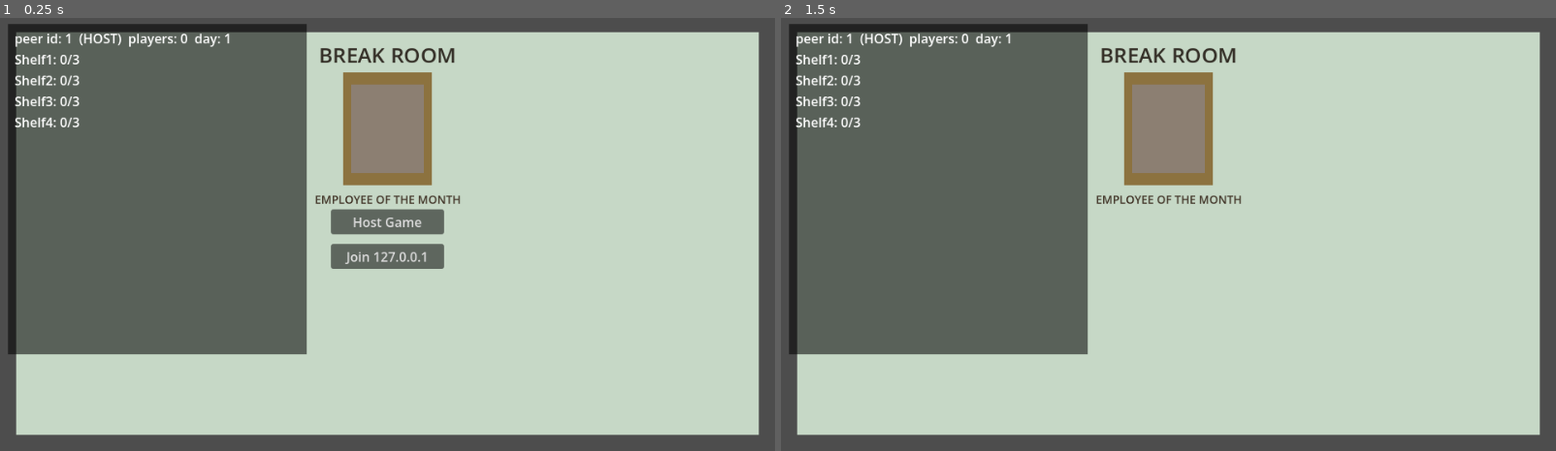
Above: before the commit, frames 1-2 (left to right).
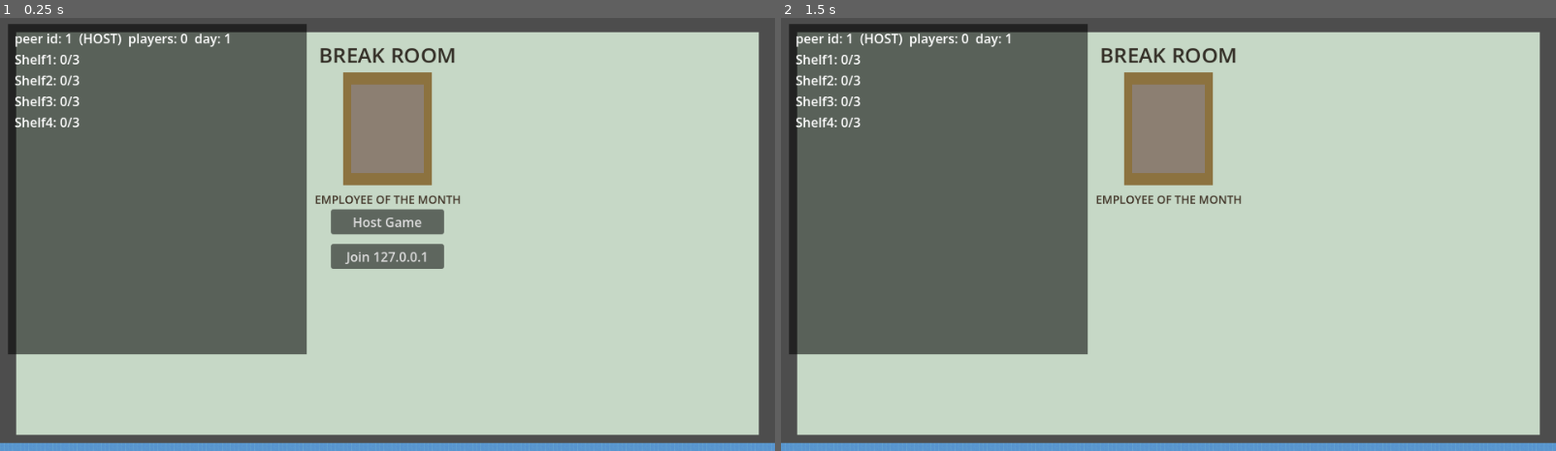
Above: after the commit, the same moments.

Repository: nlfelch1997/Shift-Work
Game: Godot game, scene res://Main.tscn
Two runs of this game, one before a commit and one after it. Both use one fixed random seed, a clock stepped at 60 frames per second and the inputs below.
Inputs:
- Up to frame 1 (0.25 s): no input
- Up to frame 2 (1.5 s): tap Enter (client_interact) at 0.5 s; hold Right (client_move_right) 0.53-1.25 s; tap Space (client_defend) at 0.6 s; click "Host Game" at 1.25 s

The runs differ from the first frame. In frame 1, 2.0% of the frame differs, in the area x 0-100%, y 97-100%; in frame 2, 2.0%.

Commit message:
Week 13: art pass — pack floors and walls for the sales floor, checkout and Storage
Investigated both packs first (RPG Maker MV format, 48px tiles):
- supermarket/Tile_A2-2.png: 16 floor autotiles; all tile seamlessly.
- */Auto-tile-A4-walls-*.png: wall-top autotiles + wall faces.
- supermarket/1-9,11.png: B-sheet fixtures (stocked AND empty shelving,
  fridges, counters, checkouts, carts, signs) — mostly NOT on the 48px grid
  (0-15 objects per sheet cut cleanly as whole cells), so they'd need
  per-object regions, not a TileSet. 10.png is a sample layout, not a sheet.
- Separable product sprites exist for Dry Goods (4.png: cans, boxes, bags,
  drinks) and Bakery (2.png: cakes, slices) only. Meat/Deli and
  Dairy/Frozen items exist only baked into case/fridge art.
- warehouse/tile-B-01..05.png: boxes, pallets, racking, forklifts, tools —
  grid-clean. The warehouse pack has NO floor tiles.

Done (StoreArt.gd, purely visual — no collision, no game state):
- Tiled floors for Dry Goods, Meat/Deli, Dairy/Frozen, Bakery, the checkout
  hub and Storage (Storage's concrete comes from the supermarket A2 sheet),
  drawn at 0.625x (48px pack tiles vs our 28px characters). Floors now fill
  whole cells, so open doorways are floored; the locked-section dimming is
  unchanged and still reads on textured floors.
- Wall art over every real wall piece, read from the wall collision shapes
  and cut per cell: blue tile for the sales floor, corrugated metal for
  Storage.
Not done, pending a decision: the shelf-stocking sprite swap (stop
condition: no separable Meat/Deli or Dairy/Frozen product sprites).

tools/art_shots.gd renders each zone + an overview (run under xvfb).

Co-Authored-By: Claude Opus 5.5 <noreply@anthropic.com>
Claude-Session: https://claude.ai/code/session_01BHXN9DpS95U8pqKZhEnCDo

Diff:
--- a/physics-sync-test/Main.gd
+++ b/physics-sync-test/Main.gd
@@ -292,6 +292,13 @@
 ##   own band of the alert layer, with a placeholder sound hook.
 ## Day 7 also opens Bakery (the 4th section, top density tier) — that was
 ## already scheduled in SECTIONS, not part of this escalation.
+##
+## WEEK 13 — ART PASS, FLOORS + WALLS (StoreArt.gd, built in _ready()).
+## Pure visuals from the two RPG Maker-format packs in assets/: tiled floors
+## for the four sections, the checkout hub and Storage, and wall art drawn
+## over the real wall collision shapes. Shelves and stock are unchanged — the
+## supermarket pack only has separable product sprites for Dry Goods and
+## Bakery (see StoreArt.gd's header), which is a decision, not a guess.
 ##
 ## TUNABLE NUMBERS — DAY 3+ BALANCE REFERENCE (documentation only; the
 ## constants below are the source of truth, and every one is still a FLAGGED
@@ -470,6 +477,7 @@
 
 const PlayerScene := preload("res://Player.tscn")
 const AmbienceScript := preload("res://Ambience.gd")
+const StoreArtScript := preload("res://StoreArt.gd")
 const ProductScene := preload("res://Product.tscn")
 const CustomerScene := preload("res://Customer.tscn")
 ## Break room center — grid (0,0) (see the GRID MAP comment above), so this
@@ -943,6 +951,13 @@
 	shelves = get_tree().get_nodes_in_group("shelf")
 	cashiers = get_tree().get_nodes_in_group("cashier")
 	displays = get_tree().get_nodes_in_group("display")
+	# WEEK 13 — floor/wall art (StoreArt.gd), purely visual. First, so the
+	# color cache below sees the new (white, textured) floors, and right
+	# after the floors in draw order, under everything else.
+	var store_art := StoreArtScript.new()
+	store_art.name = "StoreArt"
+	add_child(store_art)
+	move_child(store_art, $RoomBackgrounds.get_index() + 1)
 	_apply_section_accent_colors()
 	_cache_original_colors()
 	# Explicit name, identical on every peer: its synchronizer's path has to
--- /dev/null
+++ b/physics-sync-test/StoreArt.gd
@@ -0,0 +1,138 @@
+extends Node2D
+## WEEK 13 — ART PASS, FLOORS + WALLS ONLY. Purely visual: nothing here has
+## collision, reads game state, or is replicated. Built in code from Main.gd's
+## _ready() (nothing new in a .tscn — see Main.gd's header note on .tscn
+## comments), BEFORE Main caches the original floor colors, so the existing
+## locked-section dimming (_apply_section_lock_visuals(), which multiplies
+## each RoomBackgrounds polygon's color) keeps working unchanged on the new
+## textured floors.
+##
+## THE PACKS (both RPG Maker MV format, 48px tiles):
+## - assets/supermarket/Tile_A2-2.png: A2 floor autotiles, 16 floor types in
+##   96x144 blocks. The lower 96x96 of each block (4 tiles) repeats
+##   seamlessly, which is all a flat room floor needs.
+## - assets/*/Auto-tile-A4-walls-*.png: A4 wall autotiles, 8x3 blocks of a
+##   96x144 wall-top + a 96x96 wall face. The game's walls are 20px strips
+##   seen straight from above, so each strip is textured with a wall FACE
+##   (squashed to the strip's thickness) — the colour and material read, the
+##   3/4-view perspective of the face doesn't matter at 20px.
+## - The warehouse pack has NO floor tiles (walls + B-sheet objects only), so
+##   Storage's concrete floor comes from the supermarket pack's A2 sheet,
+##   which has an industrial row (concrete / hazard-stripe / diamond plate).
+## - The B-sheet objects (fixtures, products) are NOT used here — see the
+##   Week 13 report: most supermarket fixtures aren't on the 48px grid, and
+##   only some sections have separable product sprites.
+##
+## SCALE: pack tiles are drawn for ~48px characters; ours are 28px, so every
+## pack texture is drawn at ART_SCALE (48px -> 30px) to keep the floor grain
+## in proportion to the players and stock.
+
+const ART_SCALE := 0.625
+
+const A2_PATH := "res://assets/supermarket/Tile_A2-2.png"
+const MARKET_WALLS_PATH := "res://assets/supermarket/Auto-tile-A4-walls-3.png"
+const WAREHOUSE_WALLS_PATH := "res://assets/warehouse/Auto-tile-A4-walls-2.png"
+
+## RoomBackgrounds node -> A2 block (col, row). Only the zones in scope:
+## the four sales sections, the checkout hub, and Storage. The break room,
+## sidewalk and the reserved cell keep their placeholder floors.
+const FLOORS := {
+	"DryGoodsBg": Vector2i(3, 0), # large white tile
+	"MeatDeliBg": Vector2i(0, 2), # small white cold-room tile
+	"DairyFrozenBg": Vector2i(1, 0), # pale blue checker
+	"BakeryBg": Vector2i(2, 0), # brown checker
+	"EntranceBg": Vector2i(3, 1), # cream tile (the checkout hub)
+	"StorageBg": Vector2i(0, 1), # grey concrete panels
+}
+## Grid cells whose walls get pack art, and which A4 sheet + face block.
+const MARKET_CELLS := [Vector2i(1, 0), Vector2i(2, 1), Vector2i(0, 1), Vector2i(2, 0), Vector2i(1, 1)]
+const STORAGE_CELL := Vector2i(2, 2)
+const MARKET_WALL_FACE := Vector2i(3, 1) # blue tile
+const WAREHOUSE_WALL_FACE := Vector2i(6, 1) # corrugated metal
+
+var main: Node
+
+func _ready() -> void:
+	main = get_parent()
+	_texture_floors()
+	_build_walls()
+
+## Lower 96x96 of an A2 block, as a repeatable texture.
+func _a2_floor(block: Vector2i) -> Texture2D:
+	var img: Image = load(A2_PATH).get_image()
+	return ImageTexture.create_from_image(img.get_region(Rect2i(block.x * 96, block.y * 144 + 48, 96, 96)))
+
+## The 96x96 wall face under an A4 block's 144px top.
+func _a4_face(path: String, block: Vector2i) -> Texture2D:
+	var img: Image = load(path).get_image()
+	return ImageTexture.create_from_image(img.get_region(Rect2i(block.x * 96, block.y * 240 + 144, 96, 96)))
+
+## Each in-scope room floor becomes the full cell (so open doorways between
+## sections are floored too — the walls are drawn separately, below), white
+## (so the locked-section dim multiplies the texture), and tiled.
+func _texture_floors() -> void:
+	var half := Vector2(main.ROOM_WIDTH, main.ROOM_HEIGHT) * 0.5
+	for node_name in FLOORS:
+		var bg: Polygon2D = main.get_node("RoomBackgrounds/" + node_name)
+		bg.polygon = PackedVector2Array([-half, Vector2(half.x, -half.y), half, Vector2(-half.x, half.y)])
+		bg.uv = PackedVector2Array() # UVs follow the vertices
+		bg.texture = _a2_floor(FLOORS[node_name])
+		bg.texture_repeat = CanvasItem.TEXTURE_REPEAT_ENABLED
+		bg.texture_scale = Vector2.ONE / ART_SCALE
+		bg.texture_offset = half # tile grid starts at the cell's corner
+		bg.color = Color(1, 1, 1, 1)
+
+## A textured strip over every piece of real wall (Main.tscn's Walls: the
+## perimeter and the three interior seals), cut per grid cell so each piece
+## takes its zone's material; pieces in out-of-scope cells stay as they were
+## (the dark gap). Read from the collision shapes themselves, so the art can
+## never drift from where the walls actually are.
+func _build_walls() -> void:
+	var market := _a4_face(MARKET_WALLS_PATH, MARKET_WALL_FACE)
+	var warehouse := _a4_face(WAREHOUSE_WALLS_PATH, WAREHOUSE_WALL_FACE)
+	for body in main.get_node("Walls").get_children():
+		var shape: CollisionShape2D = body.get_node("CollisionShape2D")
+		var size: Vector2 = (shape.shape as RectangleShape2D).size
+		var rect := Rect2(body.global_position + shape.position - size * 0.5, size)
+		var along_x := size.x >= size.y
+		var cell_len: float = main.ROOM_WIDTH if along_x else main.ROOM_HEIGHT
+		var start: float = rect.position.x if along_x else rect.position.y
+		var stop: float = rect.end.x if along_x else rect.end.y
+		var a := start
+		while a < stop - 0.5:
+			var b := minf(stop, (floor(a / cell_len) + 1.0) * cell_len)
+			var piece := Rect2(Vector2(a, rect.position.y), Vector2(b - a, rect.size.y)) if along_x else Rect2(Vector2(rect.position.x, a), Vector2(rect.size.x, b - a))
+			var tex := _wall_texture_for(piece, market, warehouse)
+			if tex:
+				_add_strip(piece, tex, along_x)
+			a = b
+
+## The zone a wall piece belongs to: an interior seal sits on a cell boundary,
+## so look just inside both sides and take whichever is in scope (Storage
+## wins — the seal between Meat/Deli and Storage is the warehouse's wall).
+func _wall_texture_for(piece: Rect2, market: Texture2D, warehouse: Texture2D) -> Texture2D:
+	var c := piece.get_center()
+	var probes: Array = [c]
+	if piece.size.x >= piece.size.y:
+		probes = [c + Vector2(0, -piece.size.y), c + Vector2(0, piece.size.y)]
+	else:
+		probes = [c + Vector2(-piece.size.x, 0), c + Vector2(piece.size.x, 0)]
+	var cells := probes.map(func(p): return main._grid_cell_of(p))
+	if STORAGE_CELL in cells:
+		return warehouse
+	for cell in cells:
+		if cell in MARKET_CELLS:
+			return market
+	return null
+
+## One strip: the face texture repeated along it, squashed so one face tile
+## fills the strip's thickness.
+func _add_strip(r: Rect2, tex: Texture2D, along_x: bool) -> void:
+	var strip := Polygon2D.new()
+	strip.polygon = PackedVector2Array([r.position, Vector2(r.end.x, r.position.y), r.end, Vector2(r.position.x, r.end.y)])
+	strip.texture = tex
+	strip.texture_repeat = CanvasItem.TEXTURE_REPEAT_ENABLED
+	var thickness: float = r.size.y if along_x else r.size.x
+	strip.texture_scale = Vector2.ONE * (96.0 / thickness)
+	strip.texture_offset = Vector2.ZERO
+	add_child(strip)
--- /dev/null
+++ b/physics-sync-test/tools/art_shots.gd
@@ -0,0 +1,48 @@
+extends SceneTree
+## WEEK 13 — renders real frames of the art pass (StoreArt.gd): each zone in
+## scope, a whole-store overview, and (on an early day) the locked-section
+## dimming on the new floors. Needs a real renderer — run under xvfb:
+##   xvfb-run -a godot --path . --script res://tools/art_shots.gd -- --server --day=7
+## Frames land in user://art_shots/. Not part of the game.
+
+var main: Node
+
+func _initialize() -> void:
+	main = load("res://Main.tscn").instantiate()
+	root.add_child(main)
+	current_scene = main
+	_run.call_deferred()
+
+func shot(name: String) -> void:
+	for i in 4:
+		await process_frame
+	DirAccess.make_dir_recursive_absolute("user://art_shots")
+	var path := "user://art_shots/day%d_%s.png" % [main.current_day, name]
+	root.get_texture().get_image().save_png(path)
+	print("SHOT  " + ProjectSettings.globalize_path(path))
+
+func _run() -> void:
+	var t := 0.0
+	while not (main.shift_active and main.players.has(1)) and t < 20.0:
+		await create_timer(0.25).timeout
+		t += 0.25
+	await create_timer(1.5).timeout # let the first stock spawn and settle
+	var p: Node2D = main.players[1]
+	var cam: Camera2D = p.get_node("Camera")
+	main.debug_label.visible = false
+	var spots := {
+		"dry_goods": Vector2(1440, 300), "meat_deli": Vector2(2400, 700), "dairy_frozen": Vector2(480, 810),
+		"bakery": Vector2(2400, 270), "checkout_hub": Vector2(1440, 810), "storage": Vector2(2400, 1300),
+	}
+	for zone in spots:
+		p.teleport_to(spots[zone])
+		await shot(zone)
+	# Whole store: camera limits off, zoomed out, centered on the map.
+	cam.limit_left = -10000
+	cam.limit_top = -10000
+	cam.limit_right = 10000
+	cam.limit_bottom = 10000
+	cam.zoom = Vector2(0.33, 0.33)
+	p.teleport_to(Vector2(1440, 810))
+	await shot("overview")
+	quit(0)
Not shown, added: physics-sync-test/assets/supermarket/1.png.import
Not shown, added: physics-sync-test/assets/supermarket/10.png.import
Not shown, added: physics-sync-test/assets/supermarket/11.png.import
Not shown, added: physics-sync-test/assets/supermarket/2.png.import
Not shown, added: physics-sync-test/assets/supermarket/3.png.import
Not shown, added: physics-sync-test/assets/supermarket/4.png.import
Not shown, added: physics-sync-test/assets/supermarket/5.png.import
Not shown, added: physics-sync-test/assets/supermarket/6.png.import
Not shown, added: physics-sync-test/assets/supermarket/7.png.import
Not shown, added: physics-sync-test/assets/supermarket/8.png.import
Not shown, added: physics-sync-test/assets/supermarket/9.png.import
Not shown, added: physics-sync-test/assets/supermarket/Auto-tile-A4-walls-3.png.import
(and 8 more such lines)
